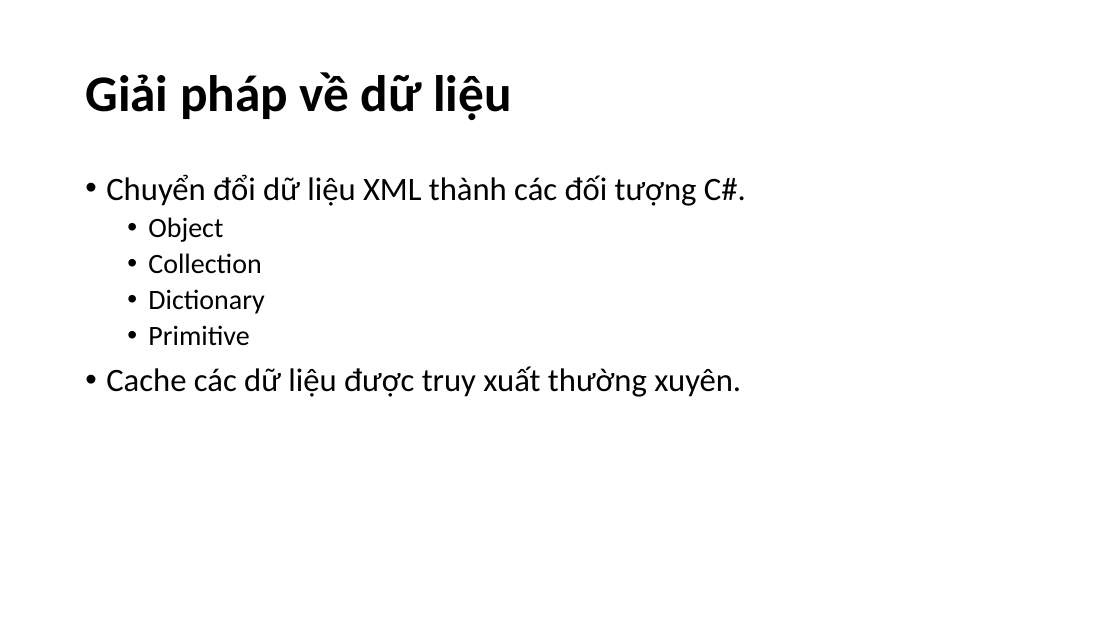
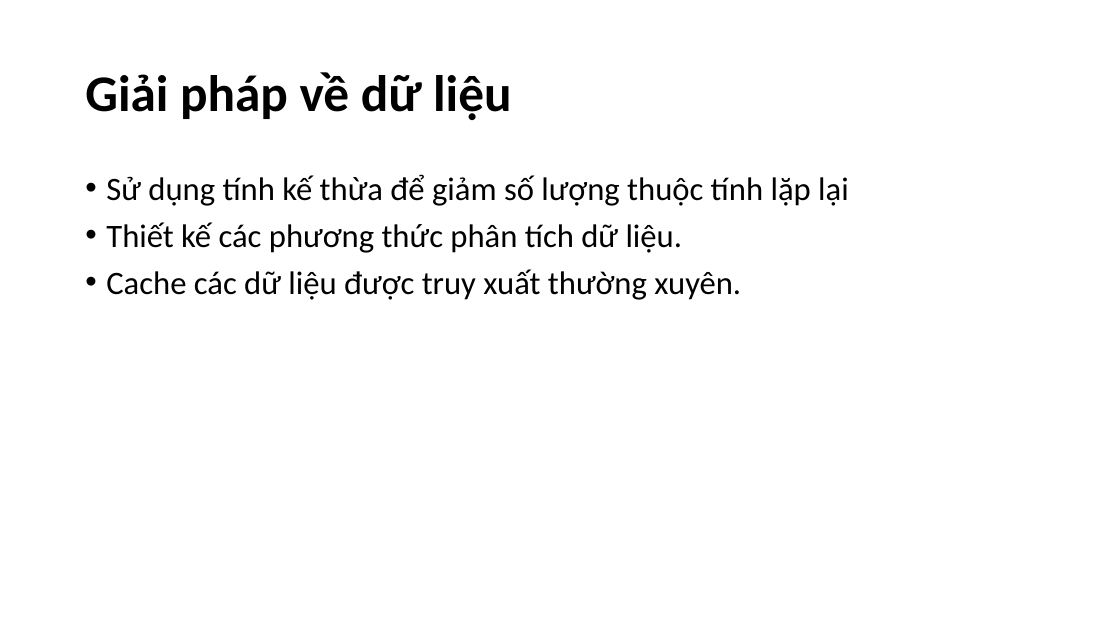
Before and after one commit to nguyenmanhphuc/DoAnA, a slide deck: slide 8 of BÁO CÁO THỰC TẬP.pptx (slide 7 before the commit). Drawn at 1120x630 pixels with LibreOffice and Linux fonts; fonts in the diff are those of the drawing. Boxes give left, top, right and bottom in pixels: in the first picture for what was removed or moved away, otherwise in the second. Text is boxed around its words. In the diff, an @@ line names an element or a change of style, - is before the commit and + after.

Commit message:
Duy

```diff
--- a/BÁO CÁO THỰC TẬP.pptx
+++ b/BÁO CÁO THỰC TẬP.pptx
@@ text at bbox=[106, 174, 849, 253]: text changed @@
-• Chuyển đổi dữ liệu XML thành các đối tượng C#.
-  • Object
-  • Collection
-  • Dictionary
-  • Primitive
+• Sử dụng tính kế thừa để giảm số lượng thuộc tính lặp lại
+• Thiết kế các phương thức phân tích dữ liệu.
```
Also in this commit, not shown: 1 other slide changed, 3 slides added, 3 slides removed.
